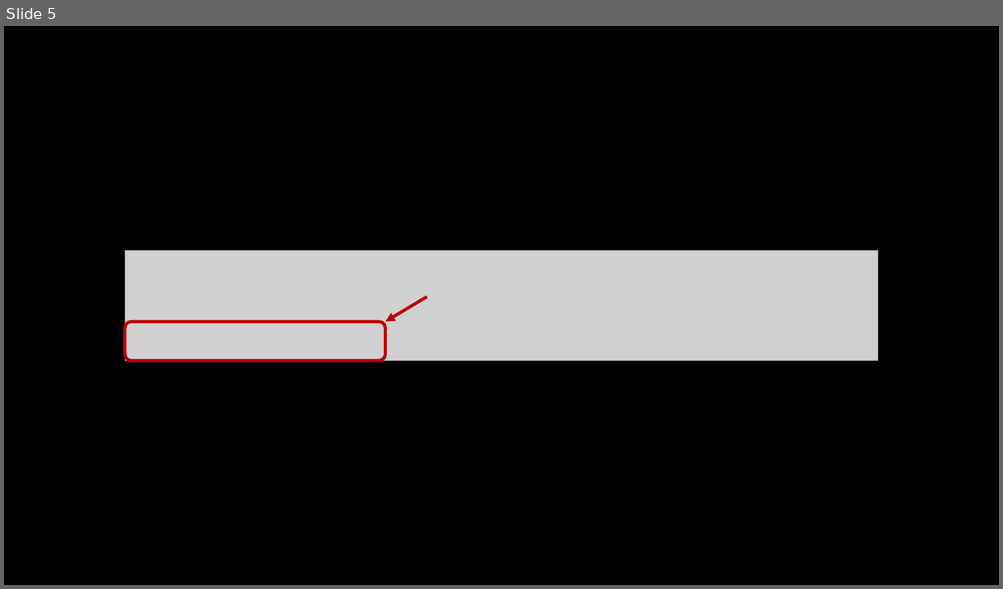
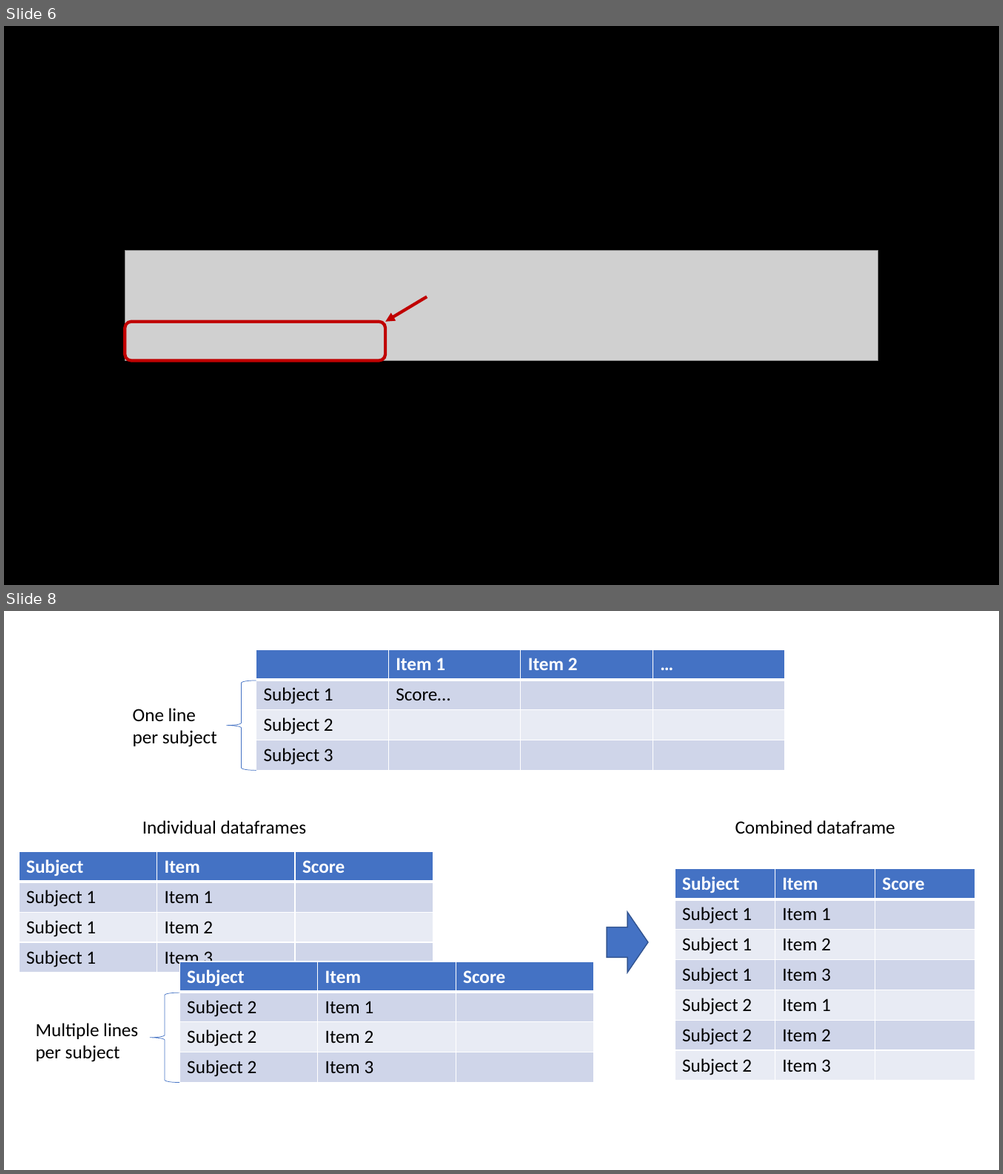
Before and after one commit to RLCusiac/RLCusiac.github.io, a slide deck: Preprocessing_tutorials/RA_T1/RA_T1_Figures.pptx. Shown one above the other, each under a label of ours: slide 5 before the commit, slides 6 and 8 after it; the slides between them are not shown. The pictures are 1003x589 and 1003x1174 pixels, drawn with LibreOffice and Linux fonts; fonts in the diff are those of the drawing; grey boxes stand for pictures. Boxes give left, top, right and bottom in pixels: in the first picture for what was removed or moved away, otherwise in the second. Text is boxed around its words. In the diff, an @@ line names an element or a change of style, - is before the commit and + after.

```diff
--- a/Preprocessing_tutorials/RA_T1/RA_T1_Figures.pptx
+++ b/Preprocessing_tutorials/RA_T1/RA_T1_Figures.pptx
@@ slide 8 added at [4,611,999,1170], background #FFFFFF @@
@@ table added at [256,649,785,771], 4 rows, 4 columns @@
+ | Item 1 | Item 2 | …
+Subject 1 | Score… |  | 
+Subject 2 |  |  | 
+Subject 3 |  |  | 
@@ left brace added at [226,681,256,771], outline #4472C4 0.5 pt @@
@@ text added at [133,708,217,747], 18 pt, text #000000 @@
+One line per subject
@@ text added at [142,820,307,834], 18 pt, text #000000 @@
+Individual dataframes
@@ text added at [735,820,895,834], 18 pt, text #000000 @@
+Combined dataframe
@@ table added at [19,852,433,973], 4 rows, 3 columns @@
+Subject | Item | Score
+Subject 1 | Item 1 | 
+Subject 1 | Item 2 | 
+Subject 1 | Item 3 | 
@@ table added at [674,869,975,1081], 7 rows, 3 columns @@
+Subject | Item | Score
+Subject 1 | Item 1 | 
+Subject 1 | Item 2 | 
+Subject 1 | Item 3 | 
+Subject 2 | Item 1 | 
+Subject 2 | Item 2 | 
+Subject 2 | Item 3 | 
@@ right arrow added at [607,912,648,973], fill #4472C4, outline #325491 1 pt @@
@@ table added at [179,962,594,1082], 4 rows, 3 columns @@
+Subject | Item | Score
+Subject 2 | Item 1 | 
+Subject 2 | Item 2 | 
+Subject 2 | Item 3 | 
@@ left brace added at [150,993,179,1083], outline #4472C4 0.5 pt @@
@@ text added at [36,1023,138,1062], 18 pt, text #000000 @@
+Multiple lines per subject
@@ what was slide 5 is now slide 6 @@
```
Also in this commit, not shown: 2 other slides added, 6 other files.
